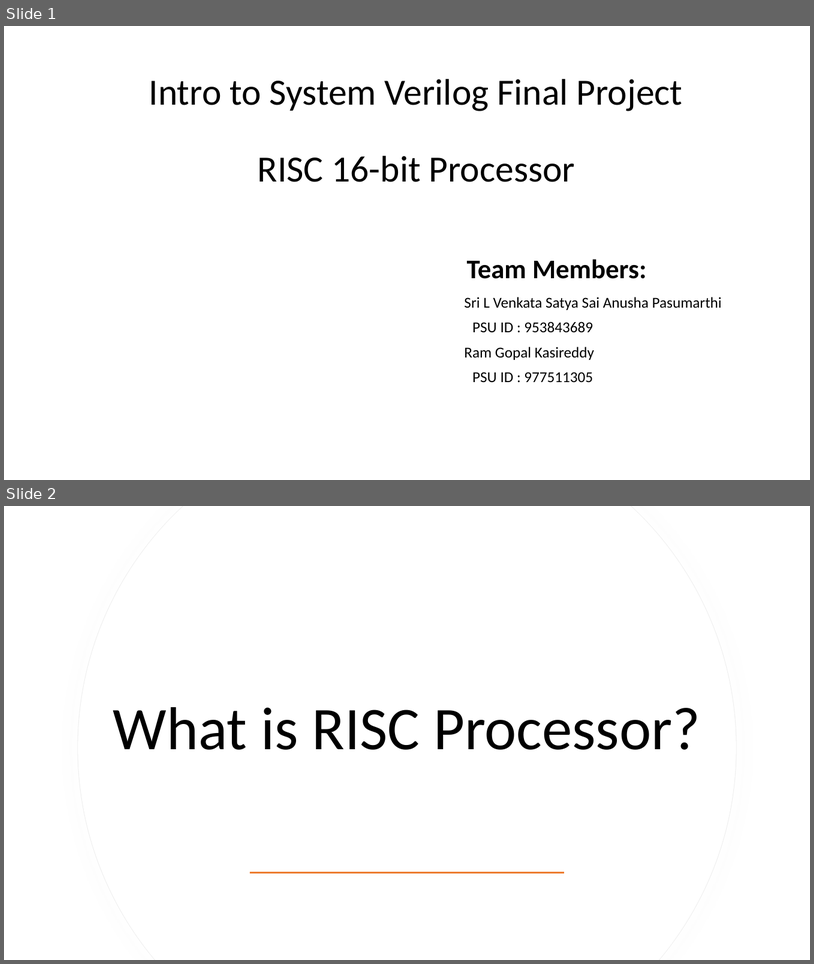
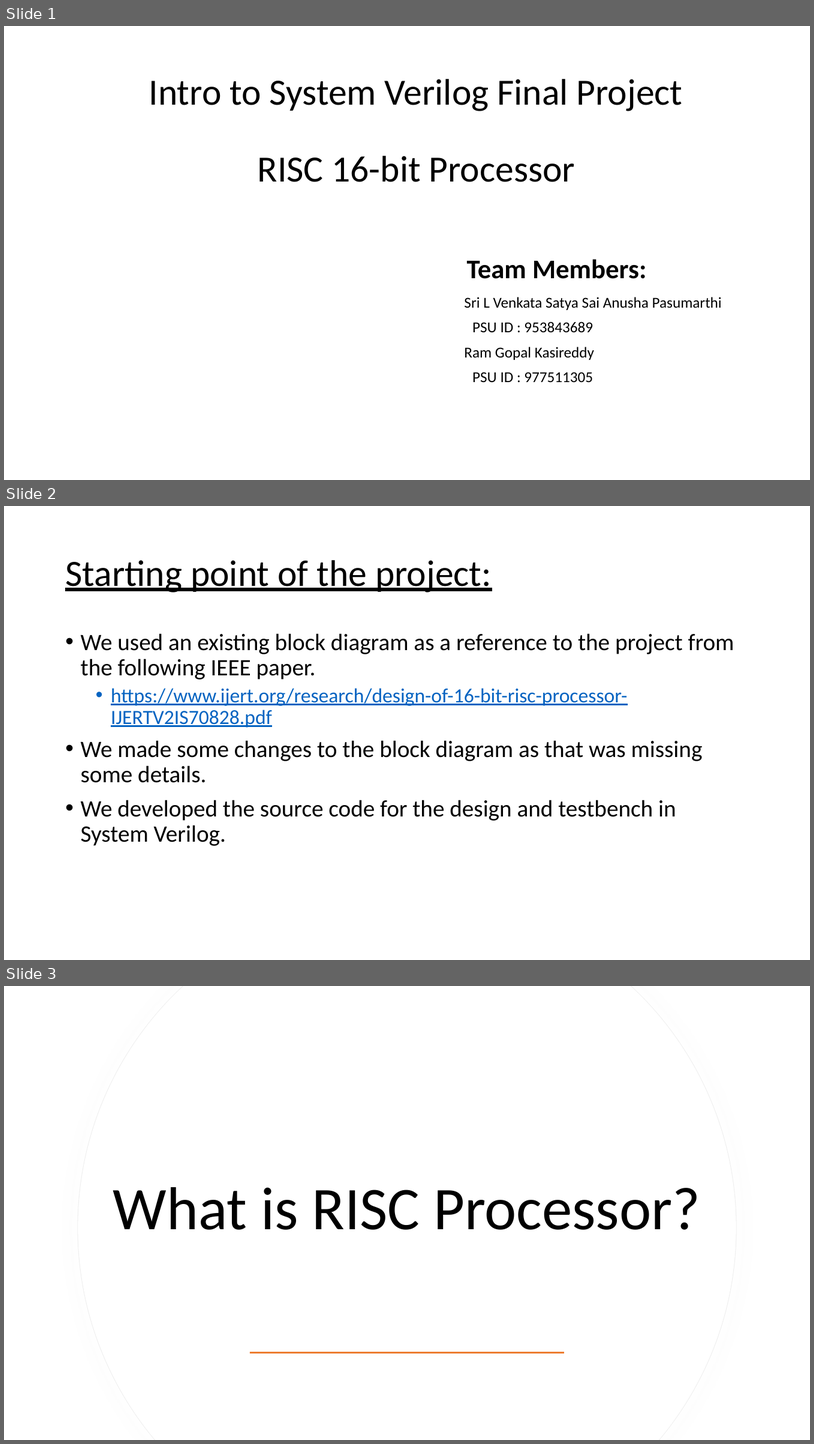
Before and after one commit to srilven/svfinal_risc, a slide deck: SV_final_project_ppt.pptx. Shown one above the other, each under a label of ours: slides 1 and 2 before the commit, slides 1, 2 and 3 after it. The pictures are 814x964 and 814x1444 pixels, drawn with LibreOffice and Linux fonts; fonts in the diff are those of the drawing. Boxes give left, top, right and bottom in pixels: in the first picture for what was removed or moved away, otherwise in the second. Text is boxed around its words. In the diff, an @@ line names an element or a change of style, - is before the commit and + after.

Commit message:
Final Project Presentation

```diff
--- a/SV_final_project_ppt.pptx
+++ b/SV_final_project_ppt.pptx
@@ slide 2 added at (x1=4, y1=506, x2=810, y2=960), background #FFFFFF @@
@@ title added at (x1=65, y1=560, x2=492, y2=592), 44 pt, text #000000, underline @@
+Starting point of the project:
@@ text added at (x1=81, y1=633, x2=735, y2=846), 28 pt, text #000000 @@
+• We used an existing block diagram as a reference to the project from the following IEEE paper.
+  • https://www.ijert.org/research/design-of-16-bit-risc-processor-IJERTV2IS70828.pdf
+• We made some changes to the block diagram as that was missing some details.
+• We developed the source code for the design and testbench in System Verilog.
@@ what was slide 2 is now slide 3 @@
```
Also in this commit, not shown: 2 slides changed.
